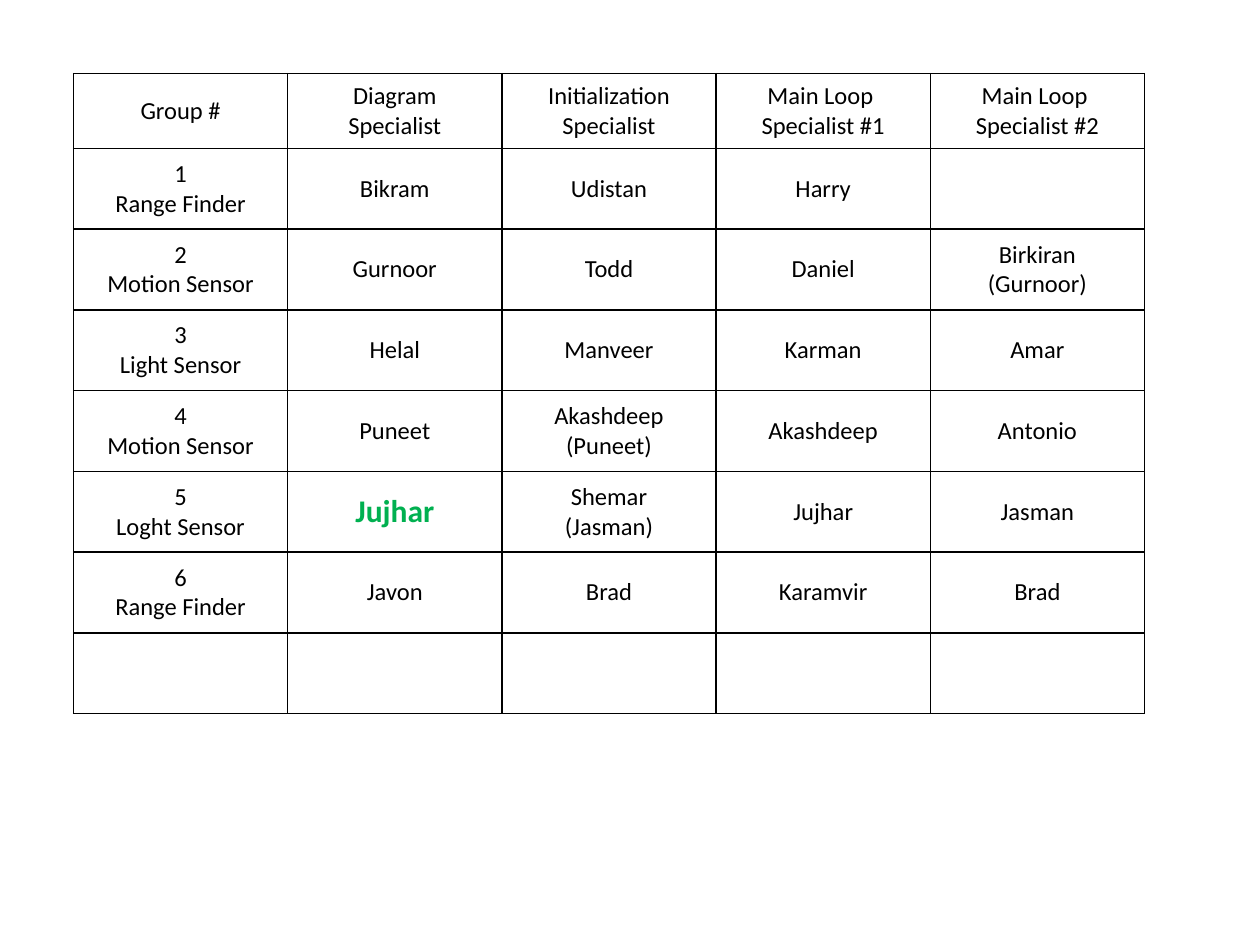
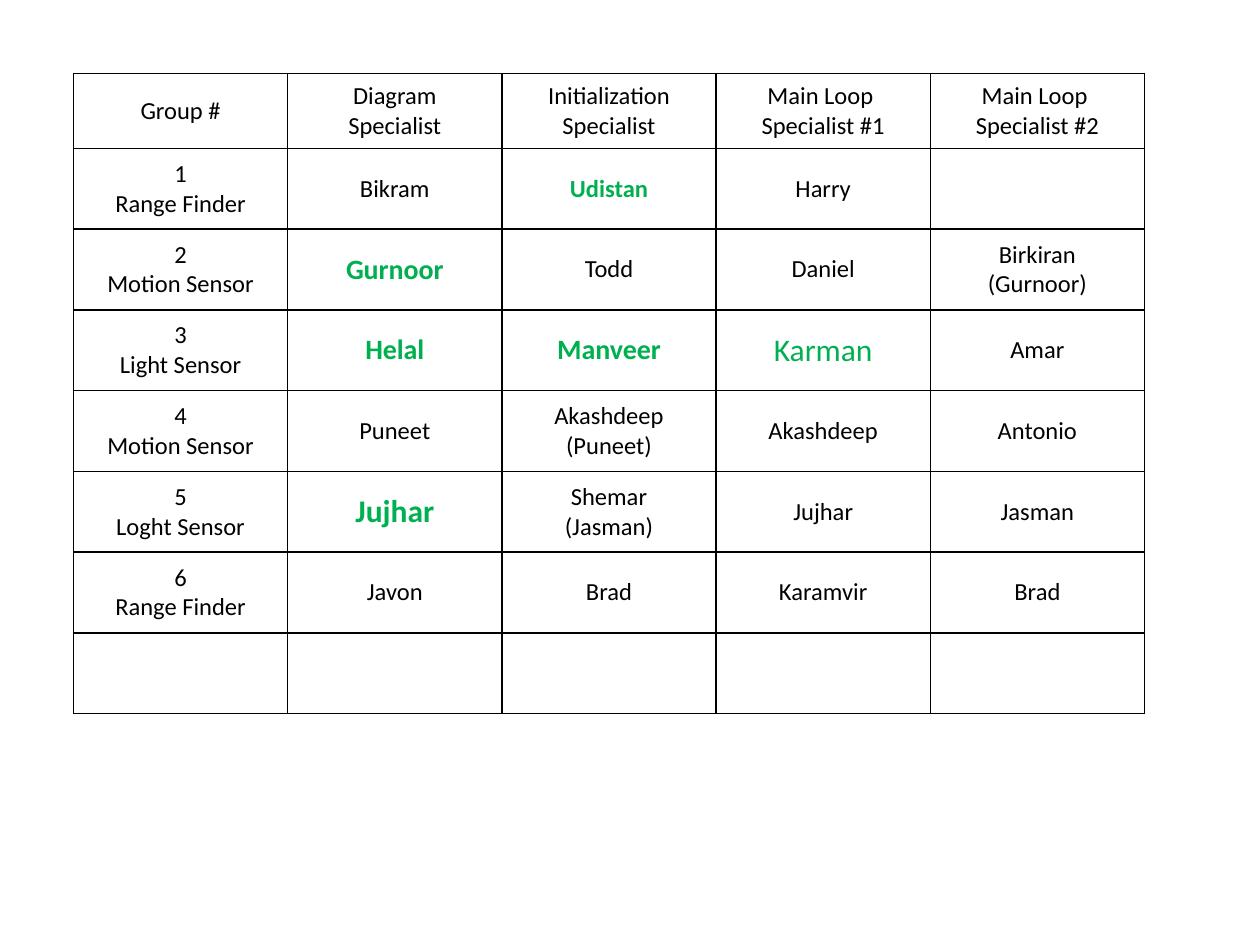
Before and after one commit to BirkaranGill/ICS3C0, a slide deck: slide 2 of Daily Agendas/Day12.3_ArduinoSensors6_Nov22.pptx. Drawn at 1260x945 pixels with LibreOffice and Linux fonts; fonts in the diff are those of the drawing. Boxes give left, top, right and bottom in pixels: in the first picture for what was removed or moved away, otherwise in the second. Text is boxed around its words. In the diff, an @@ line names an element or a change of style, - is before the commit and + after.

```diff
--- a/Daily Agendas/Day12.3_ArduinoSensors6_Nov22.pptx
+++ b/Daily Agendas/Day12.3_ArduinoSensors6_Nov22.pptx
@@ table at [73,73,1144,713] @@
@@ text colour #000000 to #00B050 in "Udistan", "Gurnoor", "Helal", "Manveer" and 1 more places @@
@@ bold on in "Udistan", "Gurnoor", "Helal", "Manveer" @@
@@ size 14 to 16 pt in "Gurnoor", "Helal", "Manveer" @@
@@ size 14 to 18 pt in "Karman" @@
```
Also in this commit, not shown: 2 other files.
